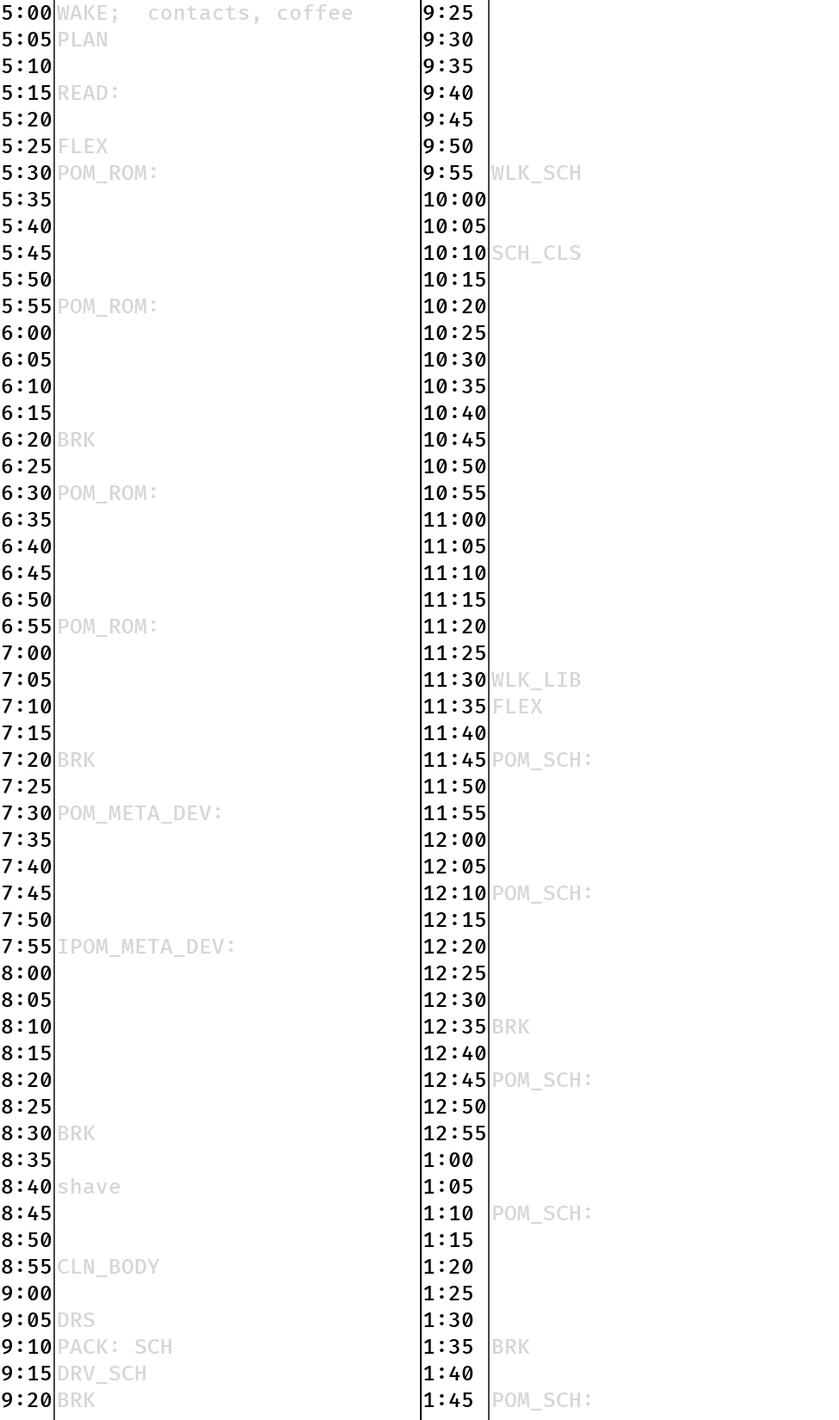
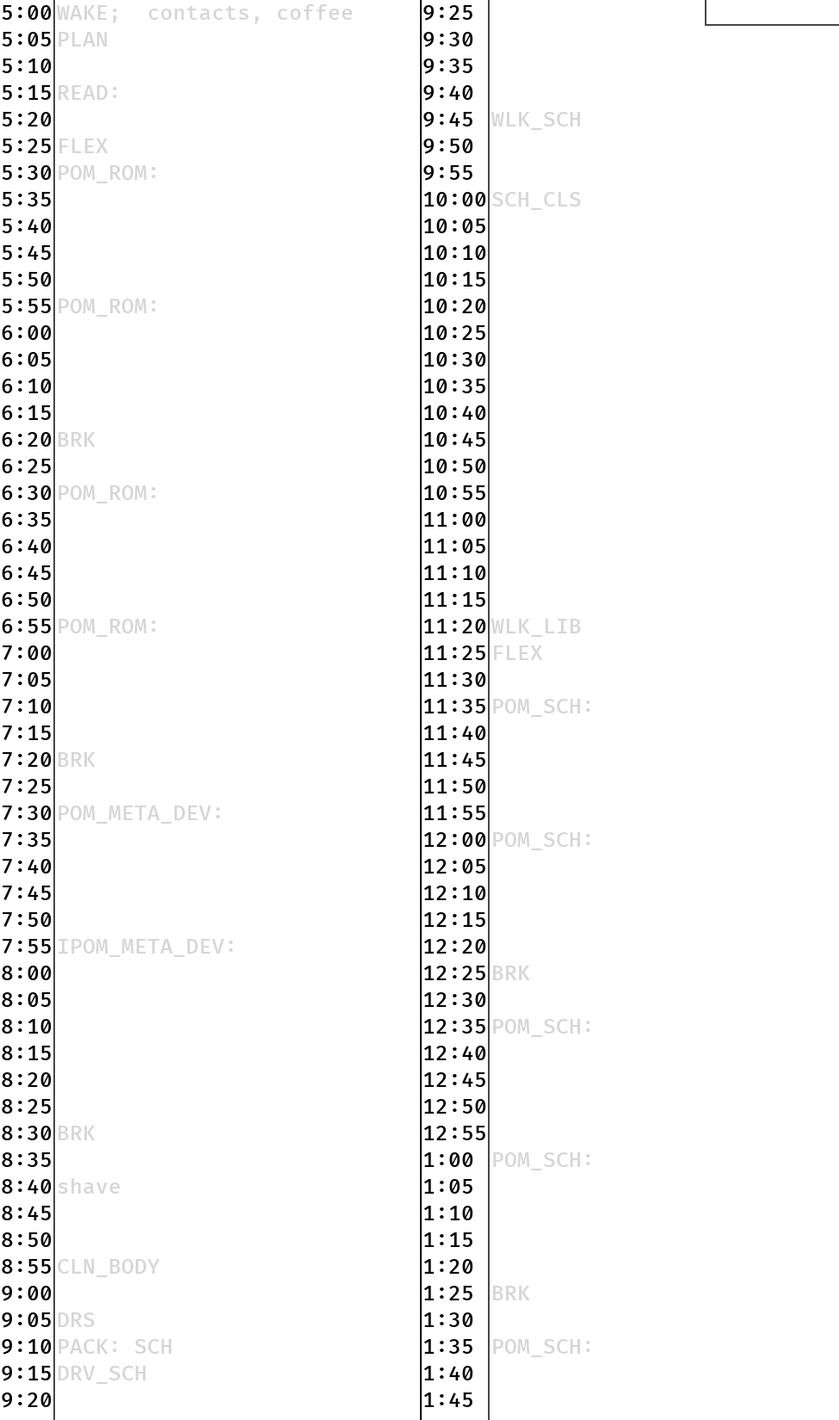
Layers edited between the first and the second 839x1420 image:
added layer "date" above "tasks_925" over [704, 0, 839, 26]
painted on "tasks_925" over [491, 111, 591, 1411]
painted on "tasks_500" over [58, 1392, 96, 1408]
